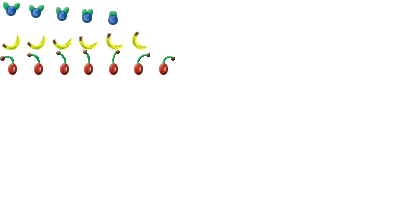
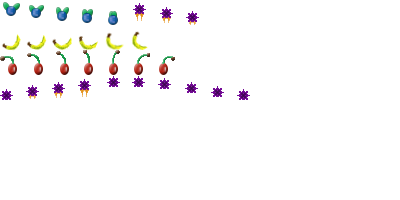
Before/after of a w=400, h=200 layered artwork. What changed in the layer stack:
added group "Toil" with 19 layers in group "Fruits" over box(0, 3, 250, 100)
added layer "blastFruits" in group "Toil" over box(133, 3, 199, 22)
added layer "plantHead copy 9" in group "Toil" over box(237, 89, 250, 100)
added layer "plantHead copy 8" in group "Toil" over box(211, 86, 224, 97)
added layer "plantHead copy 7" in group "Toil" over box(185, 82, 198, 93)
added layer "plantHead copy 6" in group "Toil" over box(158, 78, 171, 89)
added layer "plantHead copy 10" in group "Toil" over box(132, 76, 145, 87)
added layer "plantHead copy 5" in group "Toil" over box(107, 76, 120, 87)
added layer "plantHead copy 4" in group "Toil" over box(78, 79, 91, 90)
added layer "plantHead copy 3" in group "Toil" over box(52, 82, 65, 93)
added layer "plantHead copy 2" in group "Toil" over box(26, 85, 39, 96)
added layer "plantHead" in group "Toil" over box(0, 89, 13, 100)
added group "blast" with 7 layers in group "Toil" over box(29, 12, 221, 99)
added layer "blastCombined" in group "blast" over box(135, 12, 196, 25)
added layer "wings copy" in group "blast" over box(54, 91, 63, 98)
added layer "wings copy 2" in group "blast" over box(80, 88, 89, 97)
added layer "wings" in group "blast" over box(29, 94, 36, 99)
